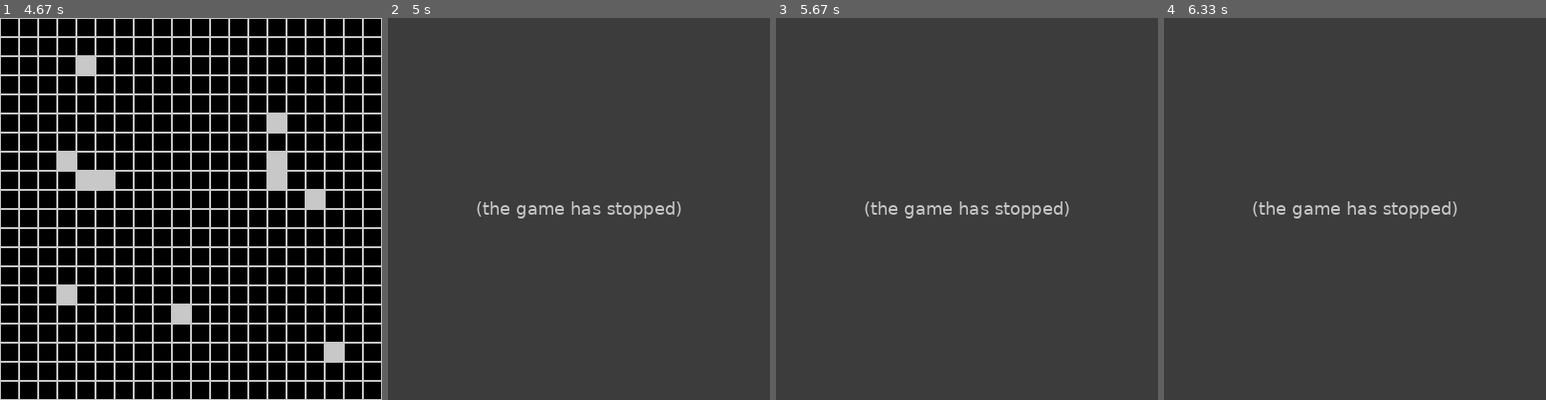
Above: before the commit, frames 1-4 (left to right).
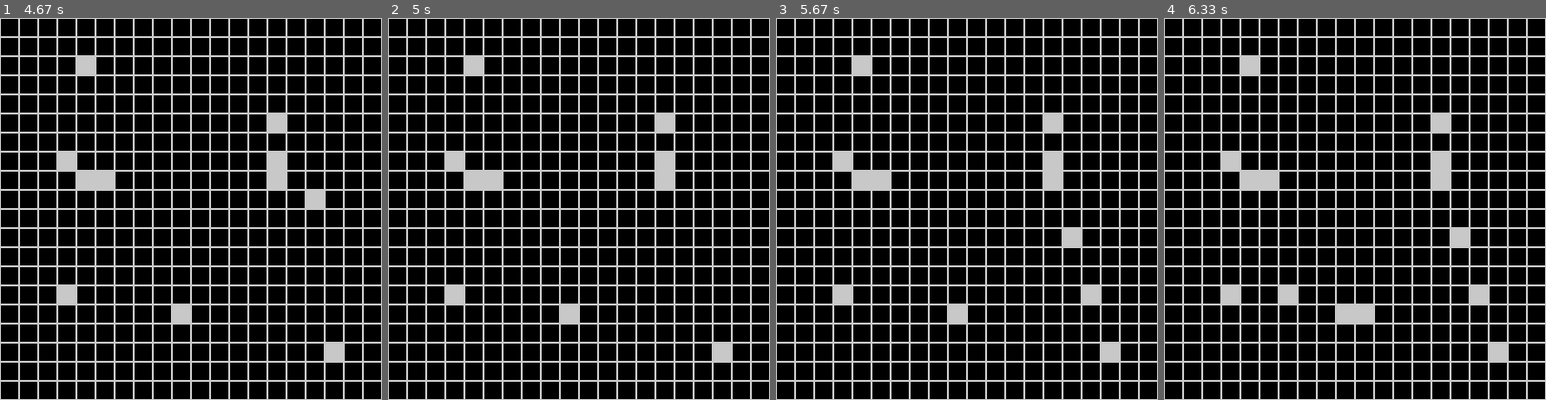
Above: after the commit, the same moments.

Repository: Dawood0/Game_Of_Life-Pygame
Game: pygame game, started from test.py
Same seed, same stepped clock (60 frames per second), same inputs: the game is played once before the commit and once after it.
Inputs (mouse positions are in pixels of both pictures, inside the frame that each line leads up to):
- Up to frame 1 (4.67 s): click (191, 209) at 0.38 s; tap Space at 0.67 s; click (72, 300) at 1.05 s; click (91, 67) at 1.38 s; click (171, 308) at 1.72 s; click (336, 354) at 2.05 s; click (267, 178) at 2.38 s; click (309, 201) at 2.72 s; click (68, 159) at 3.05 s; click (275, 117) at 3.38 s; click (80, 186) at 3.72 s; click (106, 178) at 4.05 s; click (267, 159) at 4.38 s
- Up to frame 2 (5 s): click (712, 205) at 4.72 s
- Up to frame 3 (5.67 s): click (1085, 300) at 5.05 s; click (1077, 239) at 5.38 s
- Up to frame 4 (6.33 s): click (1286, 300) at 5.72 s; click (1370, 312) at 6.05 s

Frame 1 is identical in both runs. In frame 2, 100% of the frame differs, in the area x 0-100%, y 0-100%; in frame 3, 100%; in frame 4, 100%.
Error before the commit: ValueError: list.remove(x): x not in list (test.py line 161); the game stopped at 4.72 s (later frames are placeholders)

Commit message:
implemented a wrong birth idea

Diff:
--- a/test.py
+++ b/test.py
@@ -117,10 +117,6 @@
 
                     if cnt<2:                       # making blocks die
                         black_rects.append(ii)
-                        # if ii not in black_rects:black_rects.append(ii)
-                        # else:black_rects.remove(ii)
-                        # try:white_rects.remove(ii)
-                        # except:pass
                     else:                           # birth of white block neighbors
 
                         for orthoneighbor in ll:
@@ -138,27 +134,23 @@
     for x,y in white_rects:                 # drawing the white rectangle in the pressed rectangle
         drawRect(x,y)
 
-    for i in range(len(birth)):
-        x, y = birth.pop()
-        drawRect(x,y)
-        white_rects.append((x,y))
+
+    #### wrong idea implemented about orthogonal birth
+    # for i in range(len(birth)):
+    #     x, y = birth.pop()
+    #     drawRect(x,y)
+    #     if (x,y) not in white_rects:white_rects.append((x,y))
+    #     else:
+    #         # white_rects.remove((x,y))
+    #         black_rects.append((x,y))
 
 
-    # for i in range(len(white_rects)):
-    #     x, y = white_rects.pop()
-    #     drawRect(x,y)
-    #     try:black_rects.remove((x,y))
-    #     except:pass
-
-    # for x, y in black_rects:                # redrawing the black rectangle in the repressed rectangle
-    #     drawRect(x, y,0,BLACK)
-    #     drawRect(x, y,1)
-    #
     for i in range(len(black_rects)):
         x,y=black_rects.pop()
         drawRect(x, y,0,BLACK)
         drawRect(x, y,1)
-        white_rects.remove((x,y))
+        try:white_rects.remove((x,y))
+        except: pass
 
 
 
